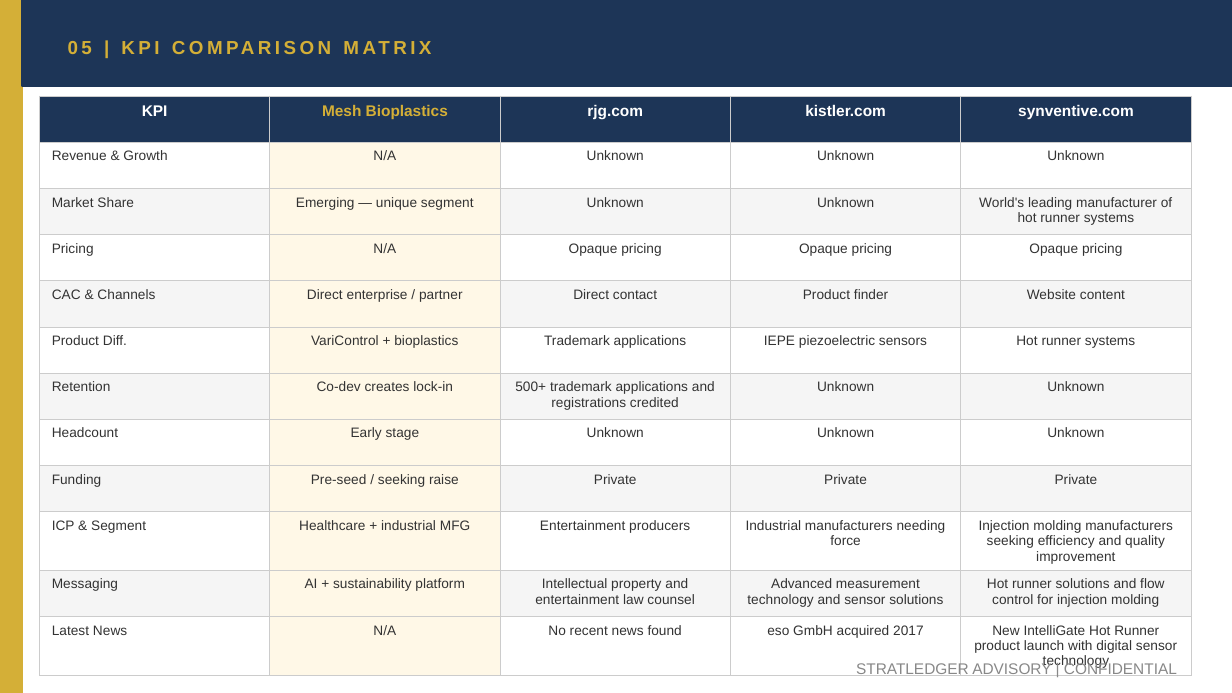
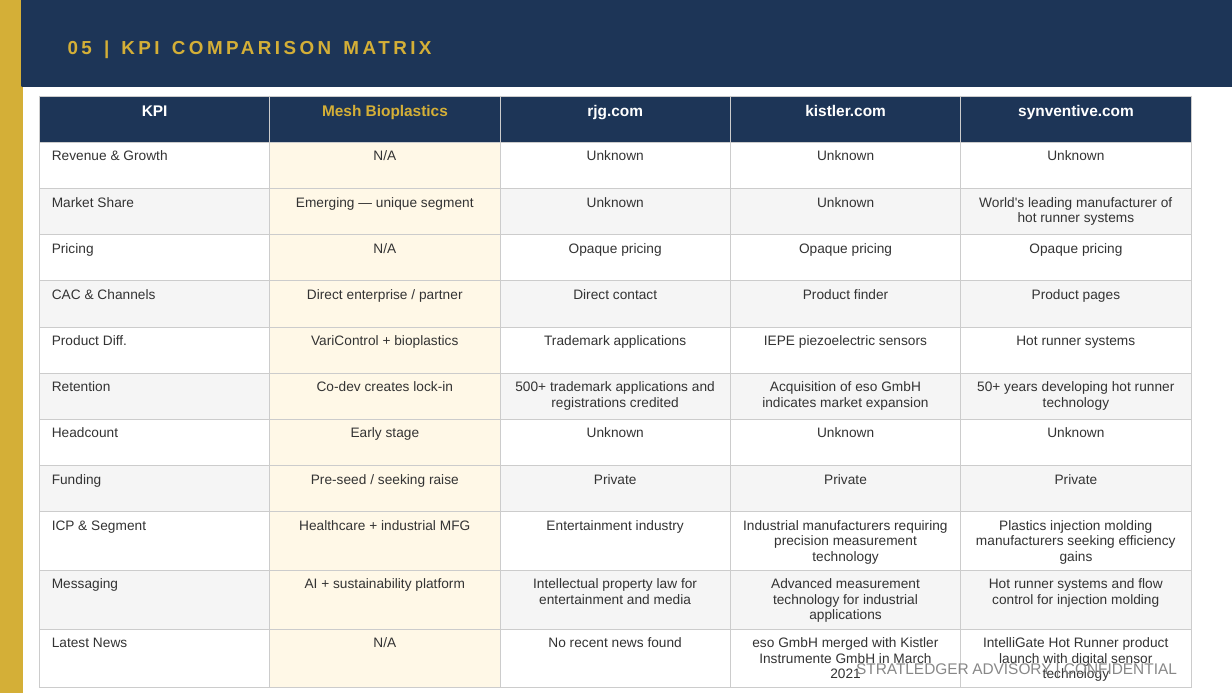
Before and after one commit to apexmakeshop-dot/droplet-commands, a slide deck: slide 9 of mesh_bioplastics_CI_Report.pptx. Drawn at 1232x693 pixels with LibreOffice and Linux fonts; fonts in the diff are those of the drawing. Boxes give left, top, right and bottom in pixels: in the first picture for what was removed or moved away, otherwise in the second. Text is boxed around its words. In the diff, an @@ line names an element or a change of style, - is before the commit and + after.

```diff
--- a/mesh_bioplastics_CI_Report.pptx
+++ b/mesh_bioplastics_CI_Report.pptx
@@ table at [39, 96, 1191, 685] @@
-row 5, column 5: Website content
+row 5, column 5: Product pages
-row 7, column 4: Unknown
+row 7, column 4: Acquisition of eso GmbH indicates market expansion
-row 7, column 5: Unknown
+row 7, column 5: 50+ years developing hot runner technology
-row 10: ICP & Segment | Healthcare + industrial MFG | Entertainment producers | Industrial manufacturers needing force | Injection molding manufacturers seeking efficiency and quality improvement
+row 10: ICP & Segment | Healthcare + industrial MFG | Entertainment industry | Industrial manufacturers requiring precision measurement technology | Plastics injection molding manufacturers seeking efficiency gains
-row 11: Messaging | AI + sustainability platform | Intellectual property and entertainment law counsel | Advanced measurement technology and sensor solutions | Hot runner solutions and flow control for injection molding
+row 11: Messaging | AI + sustainability platform | Intellectual property law for entertainment and media | Advanced measurement technology for industrial applications | Hot runner systems and flow control for injection molding
-row 12, column 4: eso GmbH acquired 2017
+row 12, column 4: eso GmbH merged with Kistler Instrumente GmbH in March 2021
-row 12, column 5: New IntelliGate Hot Runner product launch with digital sensor technology
+row 12, column 5: IntelliGate Hot Runner product launch with digital sensor technology
```
Also in this commit, not shown: 4 other slides changed.
